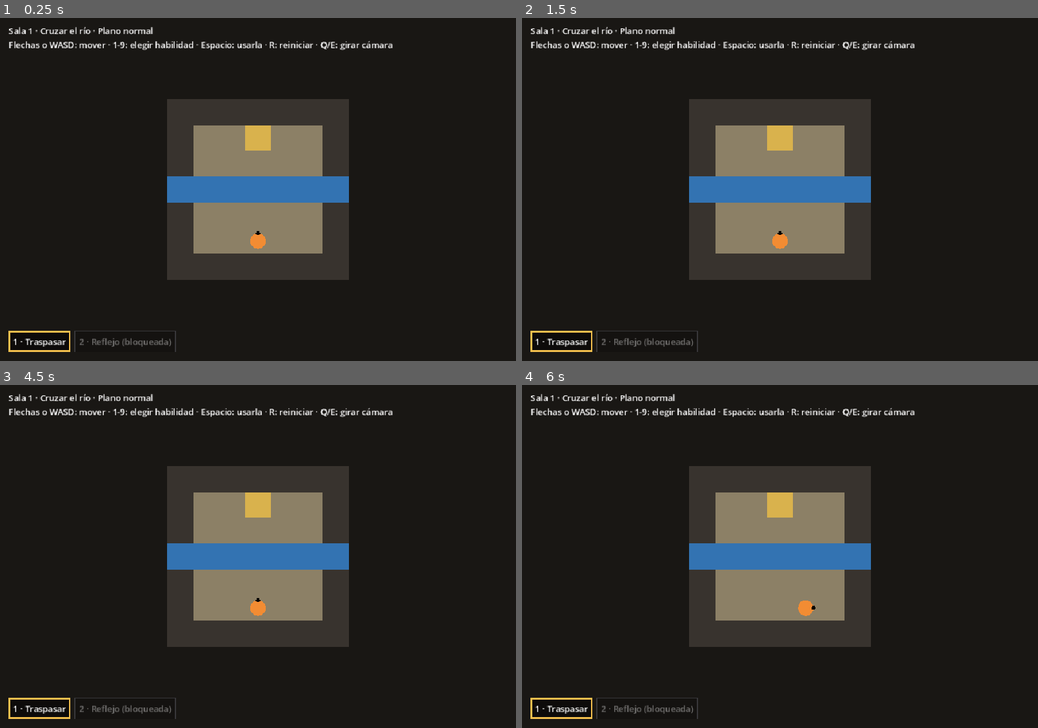
Above: before the commit, frames 1-4 (two rows, left to right).
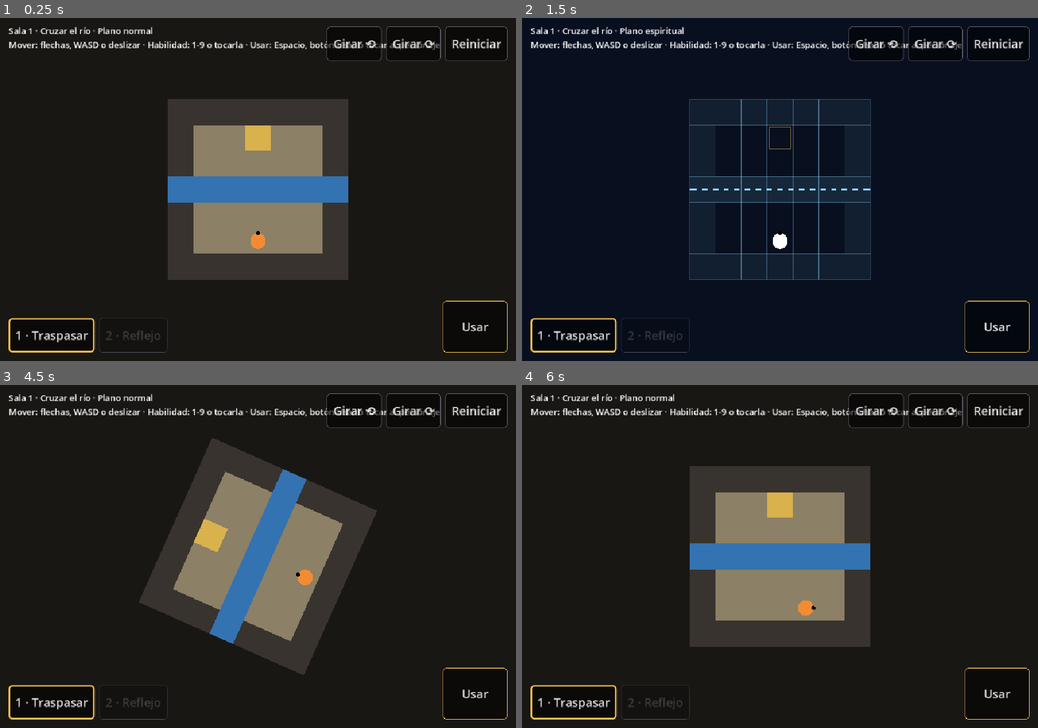
Above: after the commit, the same moments.

Repository: AngeloCS19/Juego
Game: Godot game, scene res://main.tscn
Two runs of this game, one before a commit and one after it. Both use one fixed random seed, a clock stepped at 60 frames per second and the inputs below.
Inputs (mouse positions are in pixels of both pictures, inside the frame that each line leads up to):
- Up to frame 1 (0.25 s): no input
- Up to frame 2 (1.5 s): click (996, 45) at 0.5 s, where only the run after the commit has a clickable "Reiniciar"; click (996, 326) at 1.25 s, where only the run after the commit has a clickable "Usar"
- Up to frame 3 (4.5 s): click (474, 412) at 2 s, where only the run after the commit has a clickable "Reiniciar"; click (474, 412) at 2.75 s, where only the run after the commit has a clickable "Reiniciar"; click (51, 700) at 3.5 s, where only the run after the commit has a clickable "1 · Traspasar"; click (356, 412) at 4.25 s, where only the run after the commit has a clickable "Girar ⟲"
- Up to frame 4 (6 s): click (934, 412) at 5 s, where only the run after the commit has a clickable "Girar ⟳"; tap Enter at 5.75 s; move the mouse to (893, 539) at 5.77 s; hold Right from 5.78 s (still down); tap 1 at 5.85 s; click (893, 539) at 5.92 s

The runs differ from the first frame. In frame 1, 2.7% of the frame differs, in the area x 1-99%, y 2-98%; in frame 2, 21%; in frame 3, 15%; in frame 4, 2.7%.

Commit message:
Controles táctiles para jugar en celular
- Deslizar mueve una casilla; tocar una casilla vecina mueve hacia ella;
  tocar al personaje usa la habilidad activa.
- Botones grandes: habilidades, Usar, Reiniciar y Girar, anclados a las esquinas.
- Pantalla horizontal y aspecto expandido para teléfonos.
- El mouse funciona como dedo para probar en PC.

Co-Authored-By: Claude Opus 5.5 (1M context) <noreply@anthropic.com>
Claude-Session: https://claude.ai/code/session_01CgeRXwbMC7VvuvXY2F3GVs

Diff:
--- a/project.godot
+++ b/project.godot
@@ -19,6 +19,8 @@
 window/size/viewport_width=960
 window/size/viewport_height=640
 window/stretch/mode="canvas_items"
+window/stretch/aspect="expand"
+window/handheld/orientation=4
 
 [rendering]
 
--- a/scripts/barra_habilidades.gd
+++ b/scripts/barra_habilidades.gd
@@ -2,27 +2,39 @@
 extends HBoxContainer
 ## Barra con las habilidades del jugador. Solo una está activa a la vez,
 ## y no se puede cambiar mientras la activa siga en curso.
+## Cada habilidad es un botón grande, para poder tocarlo en el celular.
+
+signal pedida(i: int)  # el jugador tocó la habilidad i
 
 const COLOR_ACTIVA := Color(0.95, 0.75, 0.3)
 const COLOR_NORMAL := Color(0.4, 0.4, 0.45)
+const TAM_BOTON := Vector2(72, 64)  # tamaño mínimo cómodo para un dedo
 
 var habilidades: Array[Habilidad] = []
 var activa := 0
-var _casillas: Array[PanelContainer] = []
-var _textos: Array[Label] = []
+var _botones: Array[Button] = []
 
 
 func _init(p_habilidades: Array[Habilidad]) -> void:
 	habilidades = p_habilidades
 	add_theme_constant_override("separation", 8)
 	for i in habilidades.size():
-		var casilla := PanelContainer.new()
-		var texto := Label.new()
-		casilla.add_child(texto)
-		add_child(casilla)
-		_casillas.append(casilla)
-		_textos.append(texto)
+		var boton := crear_boton("", pedida.emit.bind(i))
+		add_child(boton)
+		_botones.append(boton)
 	_pintar()
+
+
+## Botón con el estilo del juego. Lo usa la barra y también main.gd para los demás controles.
+static func crear_boton(texto: String, accion: Callable, borde := COLOR_NORMAL) -> Button:
+	var boton := Button.new()
+	boton.text = texto
+	boton.custom_minimum_size = TAM_BOTON
+	boton.focus_mode = Control.FOCUS_NONE  # si no, Espacio "presionaría" el último botón tocado
+	boton.add_theme_font_size_override("font_size", 22)
+	_estilo(boton, borde, 1)
+	boton.pressed.connect(accion)
+	return boton
 
 
 ## Deja disponibles solo las habilidades cuyo nombre (en minúsculas) está en la lista.
@@ -51,14 +63,19 @@
 
 
 func _pintar() -> void:
-	for i in _casillas.size():
-		_textos[i].text = "%d · %s" % [i + 1, habilidades[i].nombre]
-		if not habilidades[i].disponible:
-			_textos[i].text += " (bloqueada)"
-		_casillas[i].modulate.a = 1.0 if habilidades[i].disponible else 0.4
-		var estilo := StyleBoxFlat.new()
-		estilo.bg_color = Color(0, 0, 0, 0.5)
-		estilo.border_color = COLOR_ACTIVA if i == activa else COLOR_NORMAL
-		estilo.set_border_width_all(3 if i == activa else 1)
-		estilo.set_content_margin_all(8)
-		_casillas[i].add_theme_stylebox_override("panel", estilo)
+	for i in _botones.size():
+		_botones[i].text = "%d · %s" % [i + 1, habilidades[i].nombre]
+		_botones[i].disabled = not habilidades[i].disponible
+		_botones[i].modulate.a = 1.0 if habilidades[i].disponible else 0.4
+		_estilo(_botones[i], COLOR_ACTIVA if i == activa else COLOR_NORMAL, 3 if i == activa else 1)
+
+
+static func _estilo(boton: Button, borde: Color, grosor: int) -> void:
+	var estilo := StyleBoxFlat.new()
+	estilo.bg_color = Color(0, 0, 0, 0.55)
+	estilo.border_color = borde
+	estilo.set_border_width_all(grosor)
+	estilo.set_corner_radius_all(6)
+	estilo.set_content_margin_all(12)
+	for estado in ["normal", "hover", "pressed", "disabled"]:
+		boton.add_theme_stylebox_override(estado, estilo)
--- a/scripts/main.gd
+++ b/scripts/main.gd
@@ -10,23 +10,62 @@
 ]
 const FONDO_NORMAL := Color(0.1, 0.09, 0.08)
 const FONDO_ESPIRITUAL := Color(0.03, 0.06, 0.12)
+const UMBRAL_DESLIZAR := 30.0  # píxeles: un toque que se mueve menos que esto no es deslizar
 
 var indice := 0
 var giro := 0  # cuartos de vuelta de la cámara (0 a 3)
 var sala: Sala
 var barra: BarraHabilidades
+var _inicio_toque := Vector2.ZERO
 
 @onready var pivote: Node2D = $Pivote
 @onready var etiqueta: Label = $Interfaz/Etiqueta
 
 
 func _ready() -> void:
-	pivote.position = get_viewport_rect().size / 2
 	var lista: Array[Habilidad] = [Traspasar.new(), Reflejo.new()]
 	barra = BarraHabilidades.new(lista)
-	barra.position = Vector2(16, get_viewport_rect().size.y - 56)
-	$Interfaz.add_child(barra)
+	barra.pedida.connect(_elegir)
+	_crear_controles_tactiles()
+	get_viewport().size_changed.connect(_centrar)
+	_centrar()
 	_cargar_sala()
+
+
+## Controles en pantalla para jugar con el dedo (o con el mouse en la PC).
+## "pantalla" cubre toda la ventana: recibe los toques sobre el mapa,
+## y los botones, que son sus hijos, quedan por encima y reciben los suyos primero.
+func _crear_controles_tactiles() -> void:
+	var pantalla := Control.new()
+	pantalla.set_anchors_preset(Control.PRESET_FULL_RECT)
+	pantalla.gui_input.connect(_on_toque)
+	$Interfaz.add_child(pantalla)
+	$Interfaz/Etiqueta.mouse_filter = Control.MOUSE_FILTER_IGNORE
+
+	var acciones := HBoxContainer.new()
+	acciones.add_theme_constant_override("separation", 8)
+	acciones.add_child(BarraHabilidades.crear_boton("Girar ⟲", _girar.bind(-1)))
+	acciones.add_child(BarraHabilidades.crear_boton("Girar ⟳", _girar.bind(1)))
+	acciones.add_child(BarraHabilidades.crear_boton("Reiniciar", func(): sala.reiniciar()))
+	var usar := BarraHabilidades.crear_boton("Usar", func(): barra.usar(sala), BarraHabilidades.COLOR_ACTIVA)
+	usar.custom_minimum_size = Vector2(120, 96)
+
+	_en_esquina(pantalla, barra, Control.PRESET_BOTTOM_LEFT)
+	_en_esquina(pantalla, acciones, Control.PRESET_TOP_RIGHT)
+	_en_esquina(pantalla, usar, Control.PRESET_BOTTOM_RIGHT)
+
+
+func _en_esquina(padre: Control, nodo: Control, esquina: Control.LayoutPreset) -> void:
+	padre.add_child(nodo)
+	nodo.set_anchors_and_offsets_preset(esquina, Control.PRESET_MODE_MINSIZE, 16)
+	# Que crezca hacia adentro de la pantalla si su contenido cambia de tamaño.
+	nodo.grow_horizontal = Control.GROW_DIRECTION_BEGIN if esquina in [Control.PRESET_TOP_RIGHT, Control.PRESET_BOTTOM_RIGHT] else Control.GROW_DIRECTION_END
+	nodo.grow_vertical = Control.GROW_DIRECTION_BEGIN if esquina in [Control.PRESET_BOTTOM_LEFT, Control.PRESET_BOTTOM_RIGHT] else Control.GROW_DIRECTION_END
+
+
+## La pantalla del celular puede tener otra proporción: la sala siempre queda al centro.
+func _centrar() -> void:
+	pivote.position = get_viewport_rect().size / 2
 
 
 func _cargar_sala() -> void:
@@ -59,16 +98,42 @@
 		KEY_SPACE:
 			barra.usar(sala)
 		KEY_1, KEY_2, KEY_3, KEY_4, KEY_5, KEY_6, KEY_7, KEY_8, KEY_9:
-			var i: int = evento.keycode - KEY_1
-			if not barra.elegir(i, sala) and i < barra.habilidades.size() and barra.habilidades[i].disponible:
-				_on_plano_cambiado(sala.espiritual)
-				etiqueta.text += "\nTermina la habilidad activa antes de elegir otra."
+			_elegir(evento.keycode - KEY_1)
 		KEY_R:
 			sala.reiniciar()
 		KEY_Q:
 			_girar(-1)
 		KEY_E:
 			_girar(1)
+
+
+func _elegir(i: int) -> void:
+	if not barra.elegir(i, sala) and i < barra.habilidades.size() and barra.habilidades[i].disponible:
+		_on_plano_cambiado(sala.espiritual)
+		etiqueta.text += "\nTermina la habilidad activa antes de elegir otra."
+
+
+## Deslizar mueve una casilla en esa dirección. Tocar una casilla vecina mueve hacia ella,
+## y tocar al personaje usa la habilidad activa.
+func _on_toque(evento: InputEvent) -> void:
+	if not (evento is InputEventMouseButton and evento.button_index == MOUSE_BUTTON_LEFT):
+		return
+	if evento.pressed:
+		_inicio_toque = evento.position
+		return
+	var arrastre: Vector2 = evento.position - _inicio_toque
+	if arrastre.length() >= UMBRAL_DESLIZAR:
+		if absf(arrastre.x) > absf(arrastre.y):
+			_mover(Vector2i(signi(int(arrastre.x)), 0))
+		else:
+			_mover(Vector2i(0, signi(int(arrastre.y))))
+		return
+	var tocada := Vector2i((sala.to_local(evento.position) / Sala.TAM).floor())
+	var diferencia := tocada - sala.jugador
+	if diferencia == Vector2i.ZERO:
+		barra.usar(sala)
+	elif absi(diferencia.x) + absi(diferencia.y) == 1:
+		sala.mover(diferencia)  # ya está en coordenadas del mundo, aunque la cámara esté girada
 
 
 ## Las flechas siguen la pantalla: si la cámara está girada, la dirección se gira al revés.
@@ -84,7 +149,7 @@
 
 func _on_plano_cambiado(espiritual: bool) -> void:
 	RenderingServer.set_default_clear_color(FONDO_ESPIRITUAL if espiritual else FONDO_NORMAL)
-	etiqueta.text = "Sala %d · %s · Plano %s\nFlechas o WASD: mover · 1-9: elegir habilidad · Espacio: usarla · R: reiniciar · Q/E: girar cámara" % [
+	etiqueta.text = "Sala %d · %s · Plano %s\nMover: flechas, WASD o deslizar · Habilidad: 1-9 o tocarla · Usar: Espacio, botón Usar o tocar al personaje" % [
 		indice + 1, sala.datos["nombre"], "espiritual" if espiritual else "normal"]
 
 
Not shown, changed: README.md
